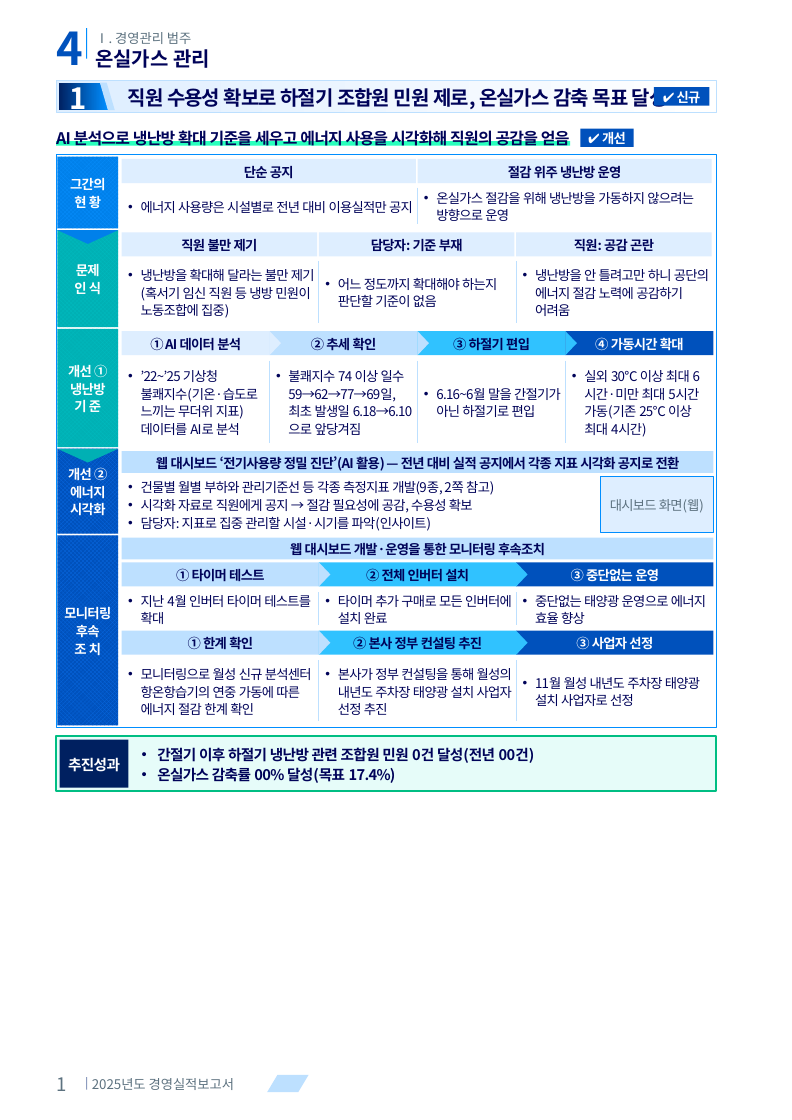
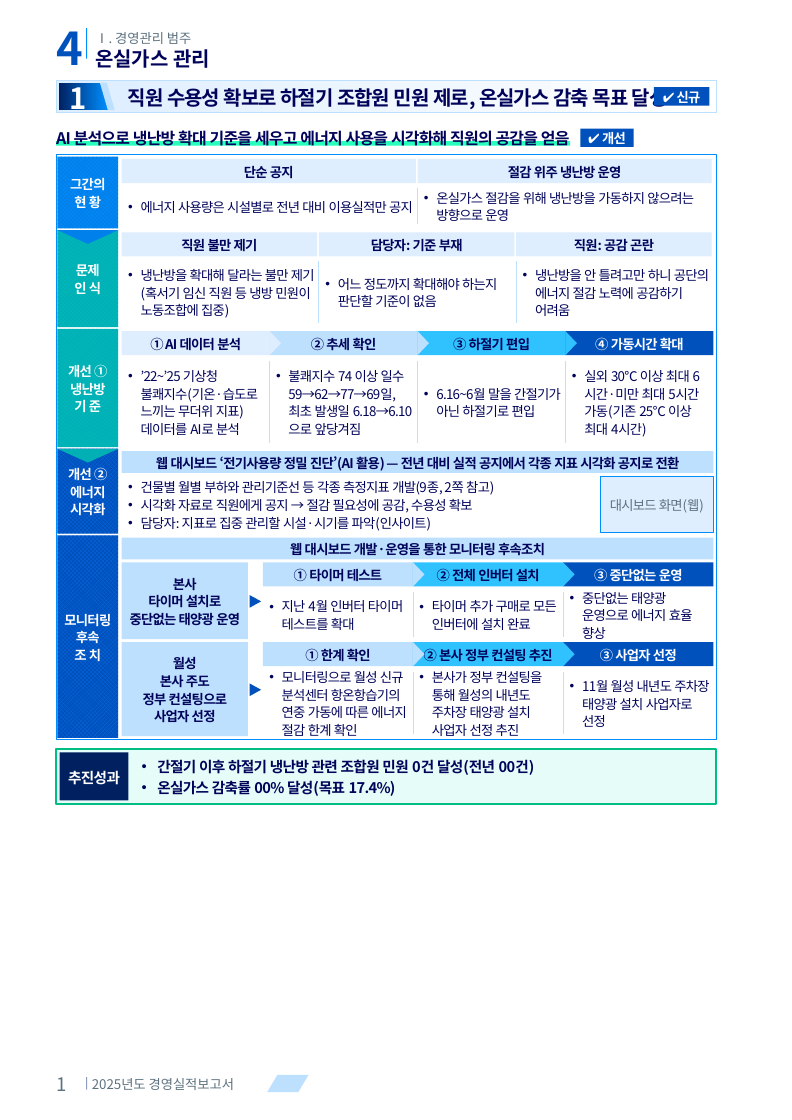
Before and after one commit to khjlsi-creator/claude, a slide deck: slide 1 of korad-경영평가-ppt/KORAD_경영평가_온실가스_수용성_A4세로.pptx. Drawn at 792x1120 pixels with LibreOffice and Linux fonts; fonts in the diff are those of the drawing. Boxes give left, top, right and bottom in pixels: in the first picture for what was removed or moved away, otherwise in the second. Text is boxed around its words. In the diff, an @@ line names an element or a change of style, - is before the commit and + after.

```diff
--- a/korad-경영평가-ppt/KORAD_경영평가_온실가스_수용성_A4세로.pptx
+++ b/korad-경영평가-ppt/KORAD_경영평가_온실가스_수용성_A4세로.pptx
@@ rectangle: place and size @@
-rectangle at [57,155,716,727]
+rectangle at [57,155,716,739]
@@ rectangle "모니터링": place and size @@
-rectangle "모니터링" at [57,535,119,725]
+rectangle "모니터링" at [57,535,119,737]
@@ rectangle added at [122,562,248,639], fill #BDE0FF, 10 pt, text #000359, bold @@
+본사
+타이머 설치로
+중단없는 태양광 운영
@@ rectangle "① 타이머 테스트": place and size @@
-rectangle "① 타이머 테스트" at [122,562,319,586]
+rectangle "① 타이머 테스트" at [262,562,413,586]
@@ rectangle "② 전체 인버터 설치": place and size @@
-rectangle "② 전체 인버터 설치" at [319,562,516,586]
+rectangle "② 전체 인버터 설치" at [413,562,563,586]
@@ freeform shape: place and size @@
-freeform shape at [319,562,330,586]
+freeform shape at [413,562,424,586]
@@ rectangle "③ 중단없는 운영": place and size @@
-rectangle "③ 중단없는 운영" at [516,562,713,586]
+rectangle "③ 중단없는 운영" at [563,562,713,586]
@@ freeform shape: place and size @@
-freeform shape at [516,562,528,586]
+freeform shape at [563,562,575,586]
@@ freeform shape added at [250,595,261,607], fill #0051BC @@
@@ text "지난 4월 인버터 타이머 테스트를 ..." rewrapped from [141,595,311,624] to [282,600,403,630] @@
@@ line removed from (319, 592) to (319, 625) @@
@@ line moved from (516, 592) - (516, 625) to (413, 592) - (413, 637) @@
@@ text "타이머 추가 구매로 모든 인버터에 ..." rewrapped from [338,595,512,624] to [432,600,557,630] @@
@@ line added from (563, 592) to (563, 637), #BDE0FF 0.75 pt @@
@@ text "중단없는 태양광 운영으로 에너지 효율 ..." rewrapped from [535,595,706,624] to [582,592,693,639] @@
@@ rectangle added at [122,642,248,735], fill #BDE0FF, 10 pt, text #000359, bold @@
+월성
+본사 주도
+정부 컨설팅으로
+사업자 선정
@@ rectangle "① 한계 확인": place and size @@
-rectangle "① 한계 확인" at [122,630,319,654]
+rectangle "① 한계 확인" at [262,642,413,666]
@@ rectangle "② 본사 정부 컨설팅 추진": place and size @@
-rectangle "② 본사 정부 컨설팅 추진" at [319,630,516,654]
+rectangle "② 본사 정부 컨설팅 추진" at [413,642,563,666]
@@ freeform shape added at [413,642,424,666], fill #BDE0FF @@
@@ rectangle "③ 사업자 선정": place and size @@
-rectangle "③ 사업자 선정" at [516,630,713,654]
+rectangle "③ 사업자 선정" at [563,642,713,666]
@@ freeform shape: place and size @@
-freeform shape at [516,630,528,654]
+freeform shape at [563,642,575,666]
@@ freeform shape: place and size @@
-freeform shape at [319,630,330,654]
+freeform shape at [250,684,261,696]
@@ freeform shape at [250,684,261,696]: fill #BDE0FF to #0051BC @@
@@ text "모니터링으로 월성 신규 분석센터 항온항습기의 ..." rewrapped from [141,668,312,715] to [282,671,406,736] @@
@@ line moved from (319, 661) - (319, 721) to (413, 672) - (413, 734) @@
@@ text "본사가 정부 컨설팅을 통해 월성의 ..." rewrapped from [338,668,512,715] to [432,671,543,736] @@
@@ line moved from (516, 661) - (516, 721) to (563, 672) - (563, 734) @@
@@ text "11월 월성 내년도 주차장 태양광 ..." rewrapped from [535,677,700,706] to [582,680,709,727] @@
@@ 2 rectangles, 1 text: place and size @@
-2 rectangles, 1 text at [57,736,716,791]
+2 rectangles, 1 text at [57,749,716,803]
```
Also in this commit, not shown: 3 other files.
